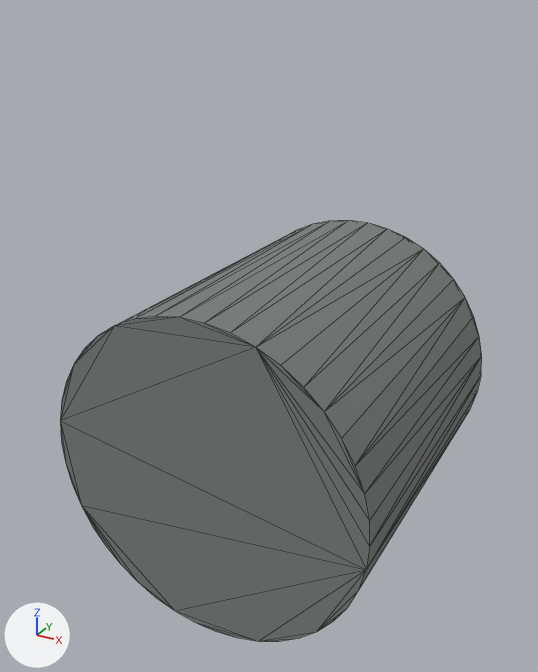
One commit to the OBJ model ros2_ws/src/fs_description/meshes/jaal/auger_feed_link.obj: the scene before it, then after it.
One viewpoint serves both versions: a 50 mm lens placed at (0.149, -0.29, 0.181), pointed at (-0.007, -0.008, 0.039). Lighting does not change. The marker at lower left points along +X, +Y and +Z. The picture after the commit comes second. Mesh edges are drawn as thin lines. Where no turn or scale is listed for an object, it has been applied to the vertices.

Objects in the first picture: 'motor_0'.
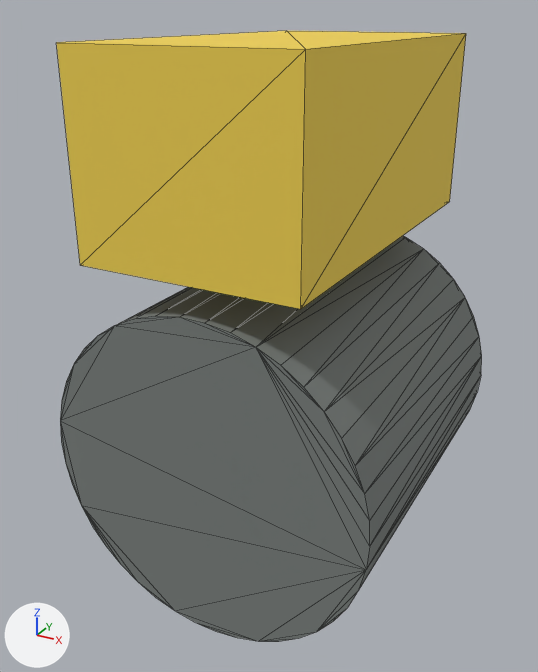
Boxes (x1, y1, x2, y2) around the edits, measured in the pictures (538 x 672 px):
'carriage_1', added (yellow): after (56, 31, 466, 309)

The edits, one by one:
Material 'yellow_100' (mat_yellow_100) is new.
Its base color is (0.886, 0.647, 0.078) (yellow #f2d24f).
Its roughness is 0.827.
Mesh me_carriage_1 is new.
It has 92 vertices, 180 faces and spans x -0.048..0.048, y -0.085..0.085, z 0.0..0.17.
It uses material mat_yellow_100 (yellow #f2d24f).
Object 'carriage_1' (ob_carriage_1) is new; it shows me_carriage_1.
Its location is (0.0, 0.0, 0.0).
